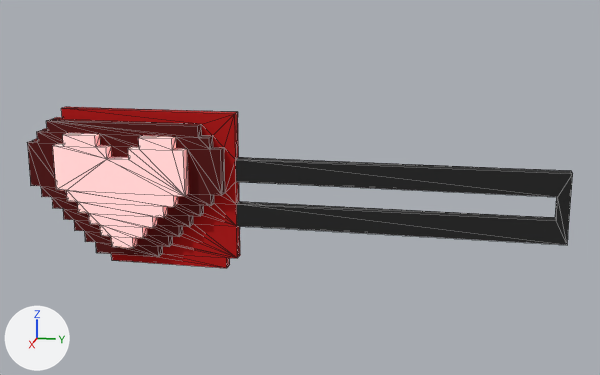
One commit to the glTF model public/buildings/smallSign/javStoreSign.glb: the scene before it, then after it.
One viewpoint serves both versions: a camera (50 mm lens) standing at (9.62, -0.87, 11.88) and looking at (2.72, -2.25, 10.16). The axes (+X, +Y, +Z) are drawn at lower left. The lights are the same throughout. Mesh edges are drawn as thin lines. Where no turn or scale is listed for an object, it has been applied to the vertices. Vertices at the same position are counted once.

The older version as bpy lines, for what is in view:
```python
mat_merah = principled_material('merah')
mat_merah.base_color = (1.0, 1.0, 1.0)  # white #ffffff
mat_merah.metallic = 1.0
mat_merah.roughness = 1.0
mat_merah.emission_color = (0.418, 0.0, 0.000501)  # red #ad0002
mat_merah.emission_strength = 1.0
me_objobject = bpy.data.meshes.new('ObjObject')
me_objobject.from_pydata(...)  # 328 vertices, 656 faces; spans x 2.5..3.0, y -4.7..0.0, z 9.4..10.8
# faces by material slot: [444, 212]
me_objobject.materials.append(mat_palette)  # picture img_jav_store_sign
me_objobject.materials.append(mat_merah)  # white #ffffff
ob_objobject = bpy.data.objects.new('ObjObject', me_objobject)
ob_objobject.location = (0.0, 0.0, 0.0)
```
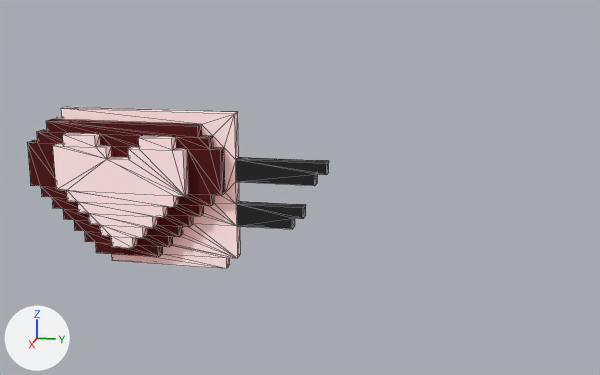
The newer file is also turned or shifted as a whole; pictures and numbers use the older file's frame.

What differs and where, as boxes (x1, y1, x2, y2) in the pictures (600 x 375 px; the box of a moved part takes in the faces that stretch with it):
'ObjObject', recoloured, reshaped (pink to white, 45% narrower): before (27, 107, 573, 268); after (27, 107, 329, 268)
part 1 of me_objobject, moved or reshaped: before (236, 157, 573, 245); after (236, 157, 329, 229)
part 2 of me_objobject, recoloured: (35, 107, 240, 268) in both

The change, as a diff of the scene's bpy script:
```diff
--- a/public/buildings/smallSign/javStoreSign.glb.py
+++ b/public/buildings/smallSign/javStoreSign.glb.py
@@ mat_merah @@
 mat_merah.roughness = 1.0
-mat_merah.emission_color = (0.418, 0.0, 0.000501)  # red #ad0002
+mat_merah.emission_color = (0.191, 0.0, 0.000394)  # dark red #790001
 mat_merah.emission_strength = 1.0
@@ me_objobject @@
 # used by ob_objobject; location = (0.0, 0.0, 0.0)
-me_objobject.from_pydata(...)  # 328 vertices, 656 faces; spans x 2.5..3.0, y -4.7..0.0, z 9.4..10.8
+me_objobject.from_pydata(...)  # 336 vertices, 668 faces; spans x 2.5..3.0, y -4.7..-2.0, z 9.4..10.8
+# me_objobject part 1
+# 8 vertices are removed from x 2.7..2.8, y -0.1..0.0, z 9.8..10.4
+# 24 faces are deleted
+# 8 vertices are added at x 2.7, y -2.3..-2.0, z 9.8..10.4
+# 8 new vertices lie (0.1, 0.0, 0.0) away from vertices in x 2.7, y -2.3..-2.0, z 9.8..10.4
+# 36 new faces join them, mat_palette (picture img_jav_store_sign)
+# me_objobject part 2: 130 faces spanning x 2.7..2.8, y -4.7..-2.8, z 9.4..10.8 switch from mat_palette (picture img_jav_store_sign) to mat_merah (white #ffffff)
```
